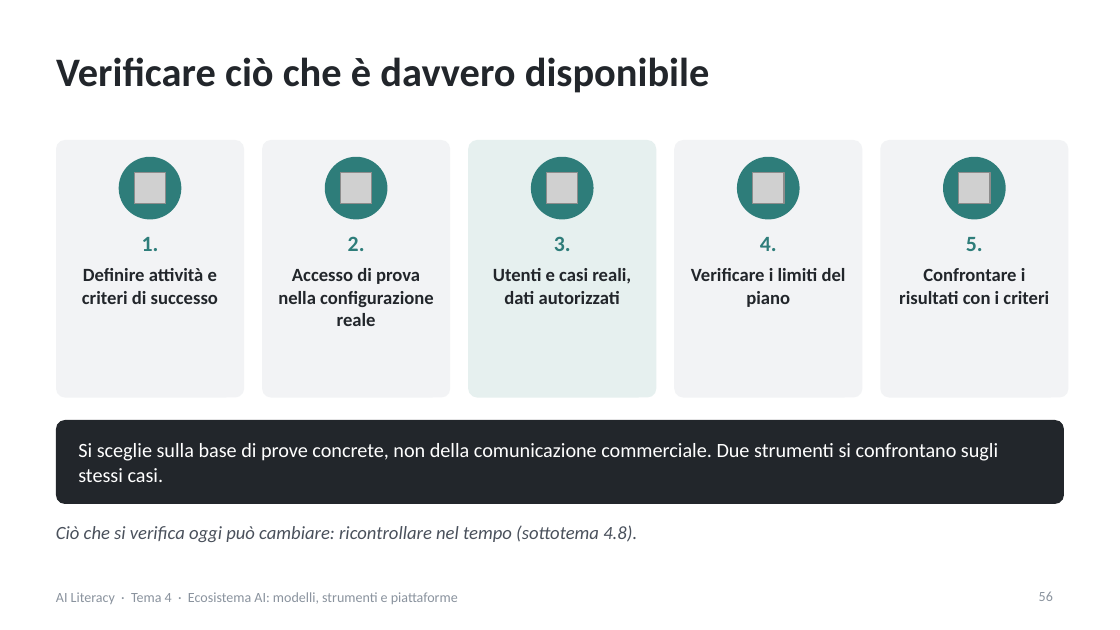
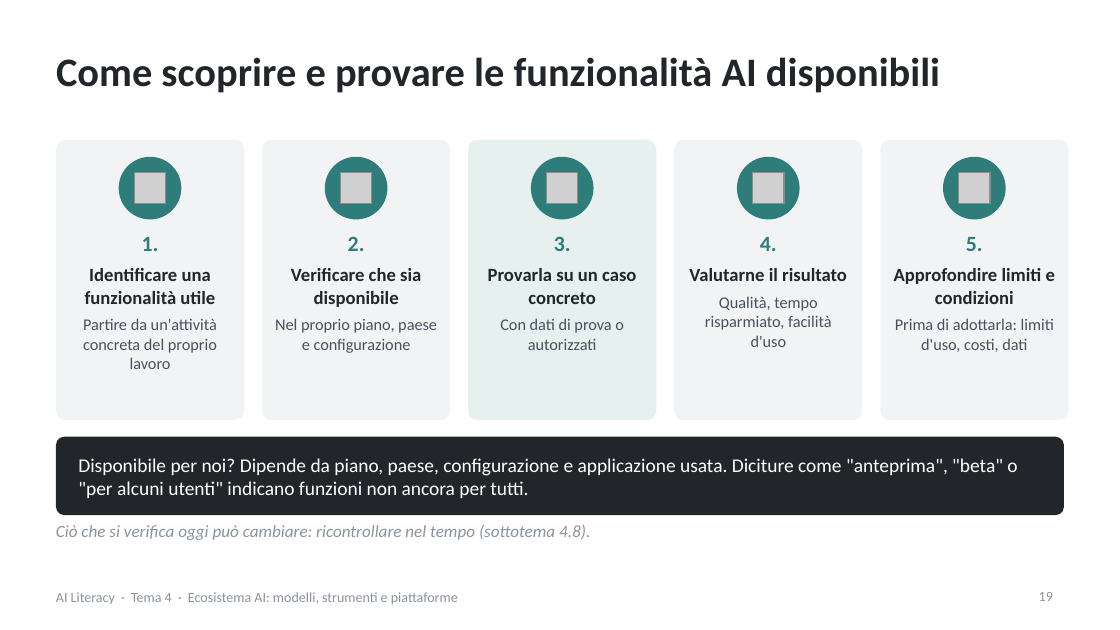
Before and after one commit to NetAi-IT/Formazione-AI-Literacy-Official, a slide deck: slide 19 of Base/Tema4_Ecosistema_AI.pptx (slide 56 before the commit). Drawn at 1120x630 pixels with LibreOffice and Linux fonts; fonts in the diff are those of the drawing; grey boxes stand for pictures. Boxes give left, top, right and bottom in pixels: in the first picture for what was removed or moved away, otherwise in the second. Text is boxed around its words. In the diff, an @@ line names an element or a change of style, - is before the commit and + after.

```diff
--- a/Base/Tema4_Ecosistema_AI.pptx
+++ b/Base/Tema4_Ecosistema_AI.pptx
@@ title at (56, 57, 940, 93): text changed @@
-Verificare ciò che è davvero disponibile
+Come scoprire e provare le funzionalità AI disponibili
@@ rounded rectangle: place and size @@
-rounded rectangle at (56, 140, 244, 398)
+rounded rectangle at (56, 140, 244, 420)
@@ rounded rectangle: place and size @@
-rounded rectangle at (262, 140, 450, 398)
+rounded rectangle at (262, 140, 450, 420)
@@ rounded rectangle: place and size @@
-rounded rectangle at (468, 140, 656, 398)
+rounded rectangle at (468, 140, 656, 420)
@@ rounded rectangle: place and size @@
-rounded rectangle at (674, 140, 862, 398)
+rounded rectangle at (674, 140, 862, 420)
@@ rounded rectangle: place and size @@
-rounded rectangle at (880, 140, 1068, 398)
+rounded rectangle at (880, 140, 1068, 420)
@@ text at (83, 268, 217, 369): text changed; size 12 to 10.5 pt; text colour #22262B to #4A515C; bold off @@
-Definire attività e criteri di successo
+Identificare una funzionalità utile
+Partire da un'attività concreta del proprio lavoro
@@ text at (275, 268, 437, 353): text changed; size 12 to 10.5 pt; text colour #22262B to #4A515C; bold off @@
-Accesso di prova nella configurazione reale
+Verificare che sia disponibile
+Nel proprio piano, paese e configurazione
@@ text at (488, 268, 636, 350): text changed; size 12 to 10.5 pt; text colour #22262B to #4A515C; bold off @@
-Utenti e casi reali, dati autorizzati
+Provarla su un caso concreto
+Con dati di prova o autorizzati
@@ text at (689, 268, 847, 347): text changed; size 12 to 10.5 pt; text colour #22262B to #4A515C; bold off @@
-Verificare i limiti del piano
+Valutarne il risultato
+Qualità, tempo risparmiato, facilità d'uso
@@ text at (894, 268, 1055, 352): text changed; size 12 to 10.5 pt; text colour #22262B to #4A515C; bold off @@
-Confrontare i risultati con i criteri
+Approfondire limiti e condizioni
+Prima di adottarla: limiti d'uso, costi, dati
@@ rounded rectangle: place and size @@
-rounded rectangle at (56, 420, 1064, 504)
+rounded rectangle at (56, 437, 1064, 515)
@@ text at (78, 458, 1017, 498): text changed; size 13 to 12.5 pt @@
-Si sceglie sulla base di prove concrete, non della comunicazione commerciale. Due strumenti si confrontano sugli stessi casi.
+Disponibile per noi? Dipende da piano, paese, configurazione e applicazione usata. Diciture come "anteprima", "beta" o "per alcuni utenti" indicano funzioni non ancora per tutti.
@@ text "Ciò che si verifica oggi ..." at (56, 525, 590, 540): size 12 to 11 pt, text colour #4A515C to #8A939E @@
@@ page number at (1039, 592, 1053, 601): text changed @@
-56
+19
```
Also in this commit, not shown: 27 other slides changed, 1 slide added, 22 slides removed, 13 other files.
